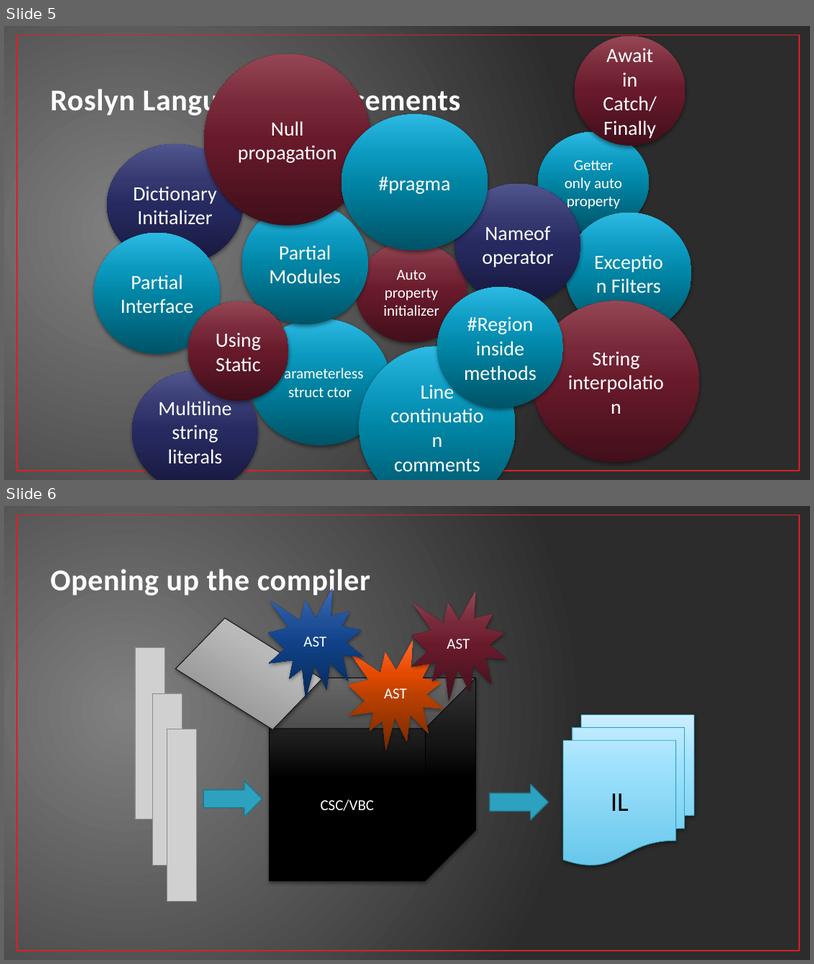
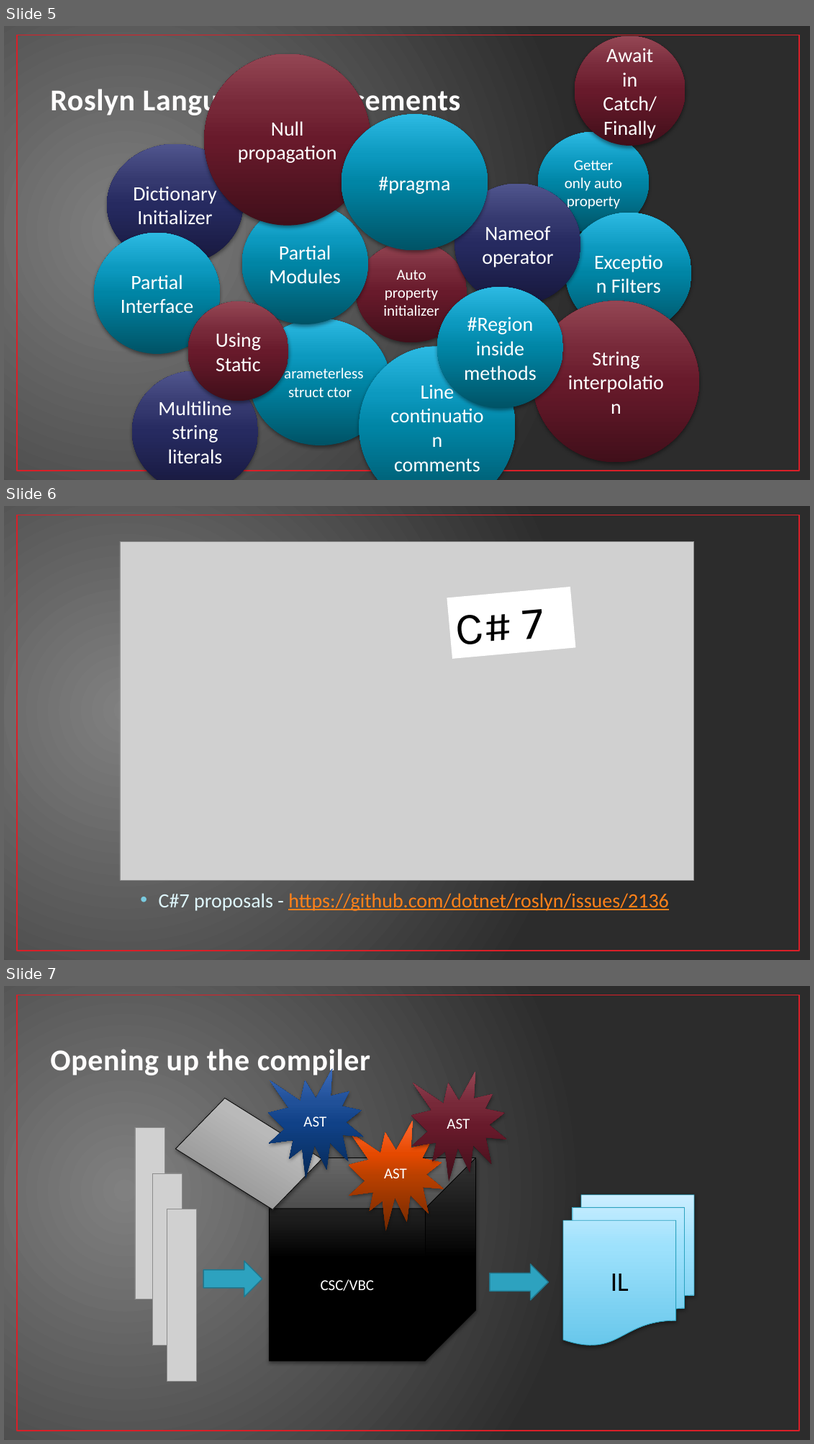
Before and after one commit to jwooley/RoslynAndYou, a slide deck: RoslynAndYou.pptx. Shown one above the other, each under a label of ours: slides 5 and 6 before the commit, slides 5, 6 and 7 after it. The pictures are 814x964 and 814x1444 pixels, drawn with LibreOffice and Linux fonts; fonts in the diff are those of the drawing; grey boxes stand for pictures. Boxes give left, top, right and bottom in pixels: in the first picture for what was removed or moved away, otherwise in the second. Text is boxed around its words. In the diff, an @@ line names an element or a change of style, - is before the commit and + after.

```diff
--- a/RoslynAndYou.pptx
+++ b/RoslynAndYou.pptx
@@ slide 6 added at (x1=4, y1=506, x2=810, y2=960), background gradient #808080 to #2C2C2C; not listed: 1 template element that a slide beside it also shows @@
@@ picture added at (x1=120, y1=541, x2=695, y2=880) @@
@@ rectangle added at (x1=448, y1=587, x2=576, y2=659), fill #FFFFFF, 54 pt, text #000000 @@
+C# 7
@@ text added at (x1=159, y1=893, x2=669, y2=911), 24 pt, text #FF8119, underline @@
+• C#7 proposals - https://github.com/dotnet/roslyn/issues/2136
@@ what was slide 6 is now slide 7 @@
```
Also in this commit, not shown: 20 other files.
